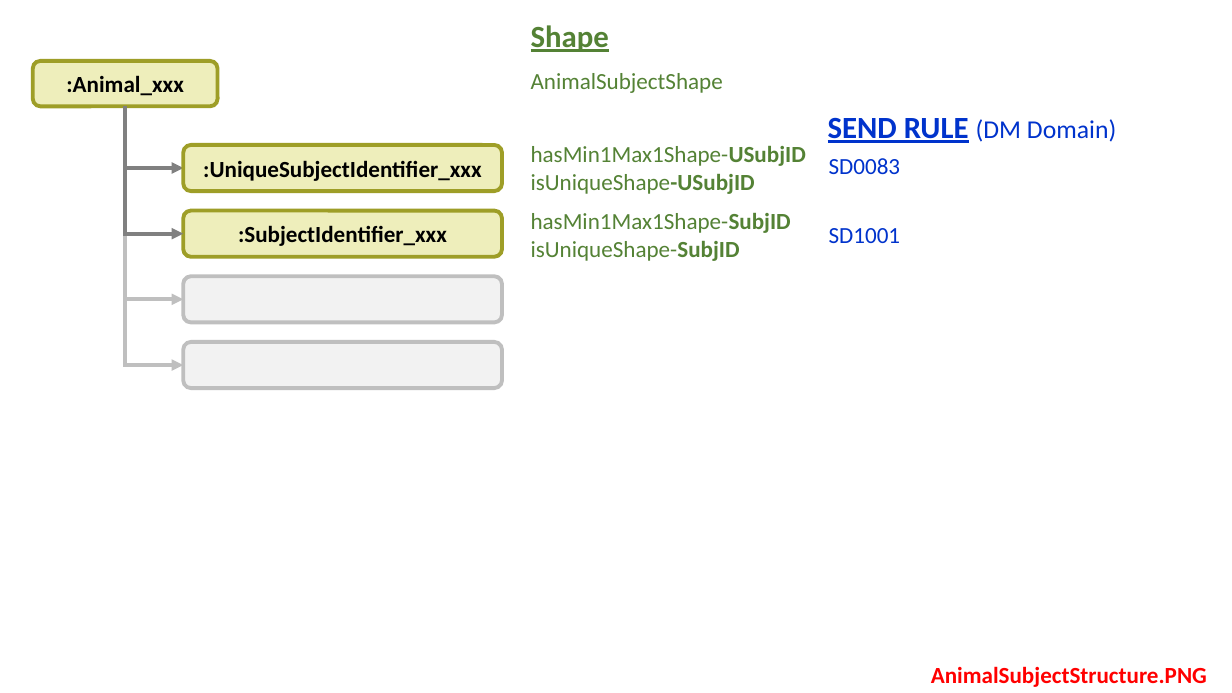
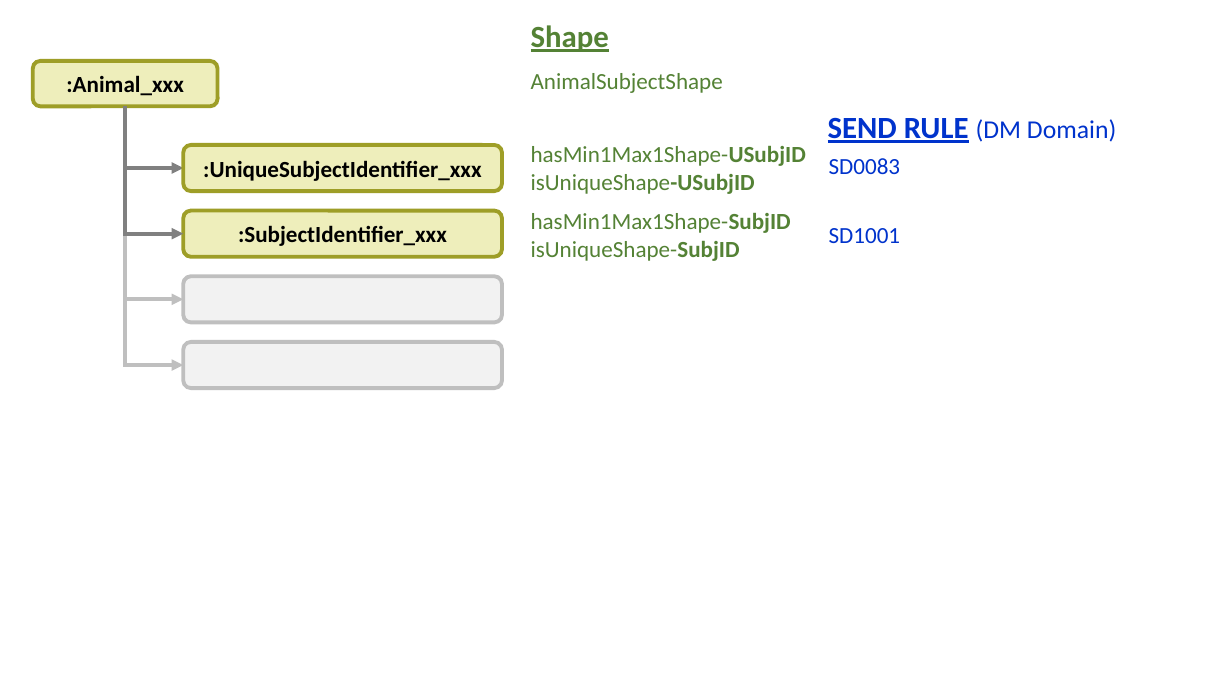
Before and after one commit to phuse-org/SENDConform, a slide deck: slide 13 of doc/images/ImageSources.pptx (slide 3 before the commit). Drawn at 1232x693 pixels with LibreOffice and Linux fonts; fonts in the diff are those of the drawing. Boxes give left, top, right and bottom in pixels: in the first picture for what was removed or moved away, otherwise in the second. Text is boxed around its words. In the diff, an @@ line names an element or a change of style, - is before the commit and + after.

```diff
--- a/doc/images/ImageSources.pptx
+++ b/doc/images/ImageSources.pptx
@@ text removed at (931,666,1207,687) @@
-AnimalSubjectStructure.PNG
```
Also in this commit, not shown: 1 slide added, 7 other files.
